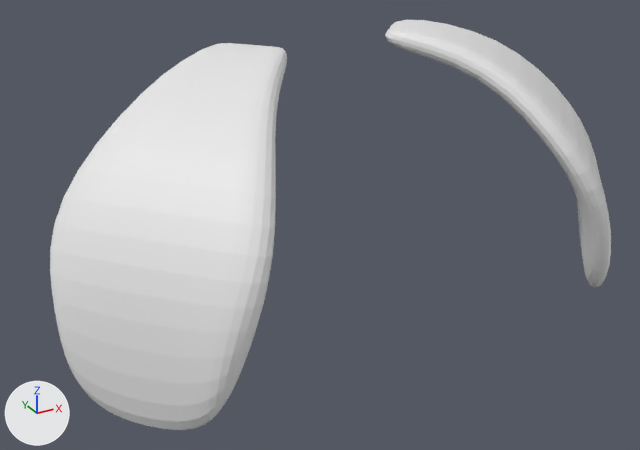
Two versions of the Blender file blender/parts_ear_c8_dog.blend, one commit apart.
Both versions are drawn from a 50 mm camera at (-16.1, -29.2, 6.8) aimed at (-1.0, -1.8, -6.9). Lighting does not change. The marker at lower left points along +X, +Y and +Z.

The first picture shows '立方体', '立方体.001'.
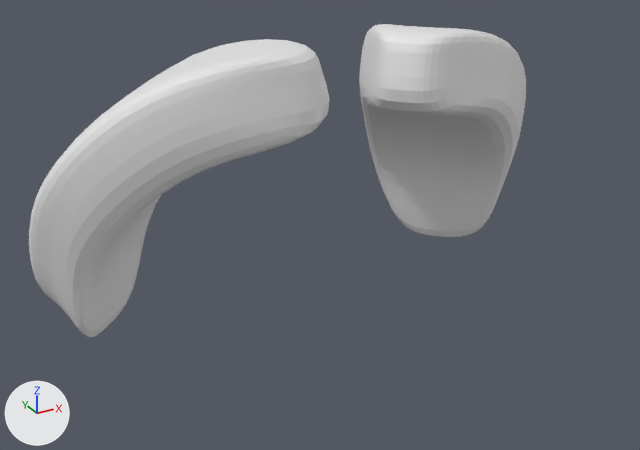
Boxes [x1, y1, x2, y2] around the edits, measured in the pictures (640 x 450 px):
'立方体.001', reshaped, moved, turned
    before: [50, 43, 287, 430]
    after: [359, 24, 526, 237]
'立方体.002', added
    after: [29, 39, 330, 337]
'立方体', deleted
    before: [385, 20, 611, 288]
part 1 of me_立方体_001, built on
    before: [64, 43, 287, 430]
    after: [359, 24, 526, 237]

What changed in the scene script:
```text
Change me_立方体_001:
    used by ob_立方体_001; location = (-6.97, -4.38, 0.0); rotation_euler = (0.0, 0.0, -2.425), in degrees (0, 0, -139); scale = (5.31, 2.81, 0.64)
    remove me_立方体_001.from_pydata(...)  # 50 vertices, 48 faces; spans x -1.0..0.8, y -1.4..1.4, z -16.0..0.7
    add me_立方体_001.from_pydata(...)  # 66 vertices, 64 faces; spans x -1.4..0.8, y -1.4..1.2, z -19.6..0.7
    me_立方体_001 part 1
    8 vertices are removed from x -0.3..0.6, y -0.7..0.9, z -13.6..-1.5
    18 faces are deleted
    6 vertices in x -1.0, y -0.3..0.2, z -0.9..0.7 move by (-0.2, 0.0, 0.0)
    5 vertices in x 0.3..0.8, y 0.6..1.4, z -15.6..-5.9 move by (0.0, -0.2, 0.0)
    3 vertices in x 0.5..0.8, y 0.7..1.4, z -13.5..-5.3 move by (-0.1, -0.2, 0.0)
    8 vertices move from x -0.3..0.8, y -0.8..1.1, z -15.8..-0.5 to x -0.3..0.8, y -1.4..1.1, z -15.8..-0.5
    13 vertices are added at x -1.2..0.6, y -1.2..0.8, z -17.3..-4.5
    11 new vertices lie (-0.2, 0.0, -3.6) away from vertices in x -1.0..0.6, y -0.8..1.4, z -16.0..-0.9
    34 new faces join them
Add me_立方体_002:
    me_立方体_002.from_pydata(...)  # 66 vertices, 64 faces; spans x -1.4..0.8, y -1.4..1.2, z -19.6..0.7
Remove ob_立方体:
    ob_立方体 = bpy.data.objects.new('立方体', me_立方体)
    ob_立方体.location = (6.71, -3.59, 0.0)
    ob_立方体.rotation_euler = (0.0, 0.0, -0.704)  # degrees (0, 0, -40)
    ob_立方体.scale = (5.13, 2.81, 0.64)
    _m = ob_立方体.modifiers.new('細分化', 'SUBSURF')
    _m.render_levels = 3
Change ob_立方体_001:
    ob_立方体_001.location: (-6.97, -4.38, 0.0) -> (6.54, 1.64, 0.0)
    ob_立方体_001.rotation_euler: (0.0, 0.0, -2.425) -> (0.0, 0.0, -5.528)  # degrees (0, 0, -139) -> degrees (0, 0, -317)
Add ob_立方体_002:
    ob_立方体_002 = bpy.data.objects.new('立方体.002', me_立方体_002)
    ob_立方体_002.location = (-6.52, 1.14, 0.0)
    ob_立方体_002.rotation_euler = (0.0, 0.0, -6.962)  # degrees (0, 0, 321)
    ob_立方体_002.scale = (-5.31, 2.81, 0.64)
    _m = ob_立方体_002.modifiers.new('細分化', 'SUBSURF')
    _m.levels = 3
    _m.render_levels = 3
```
